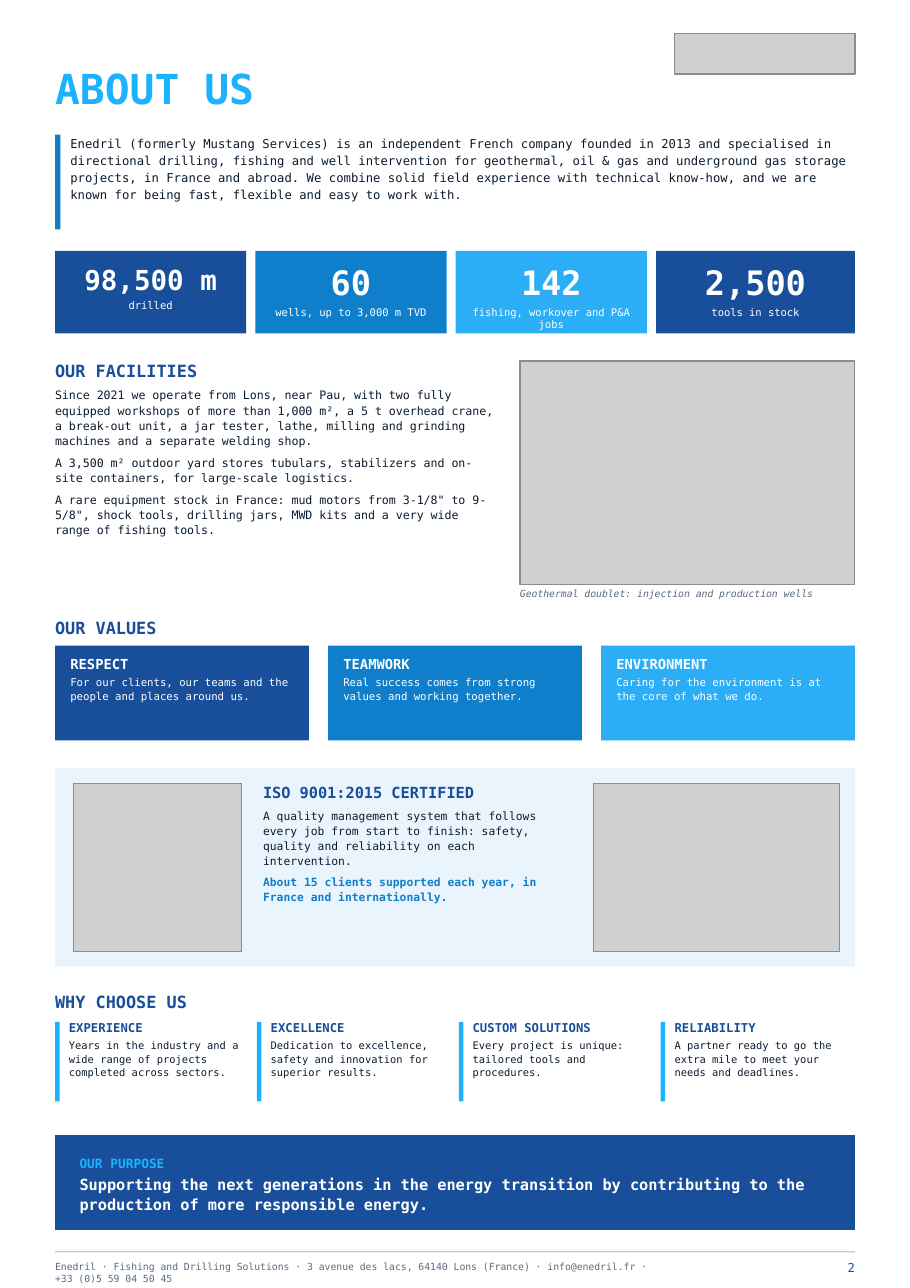
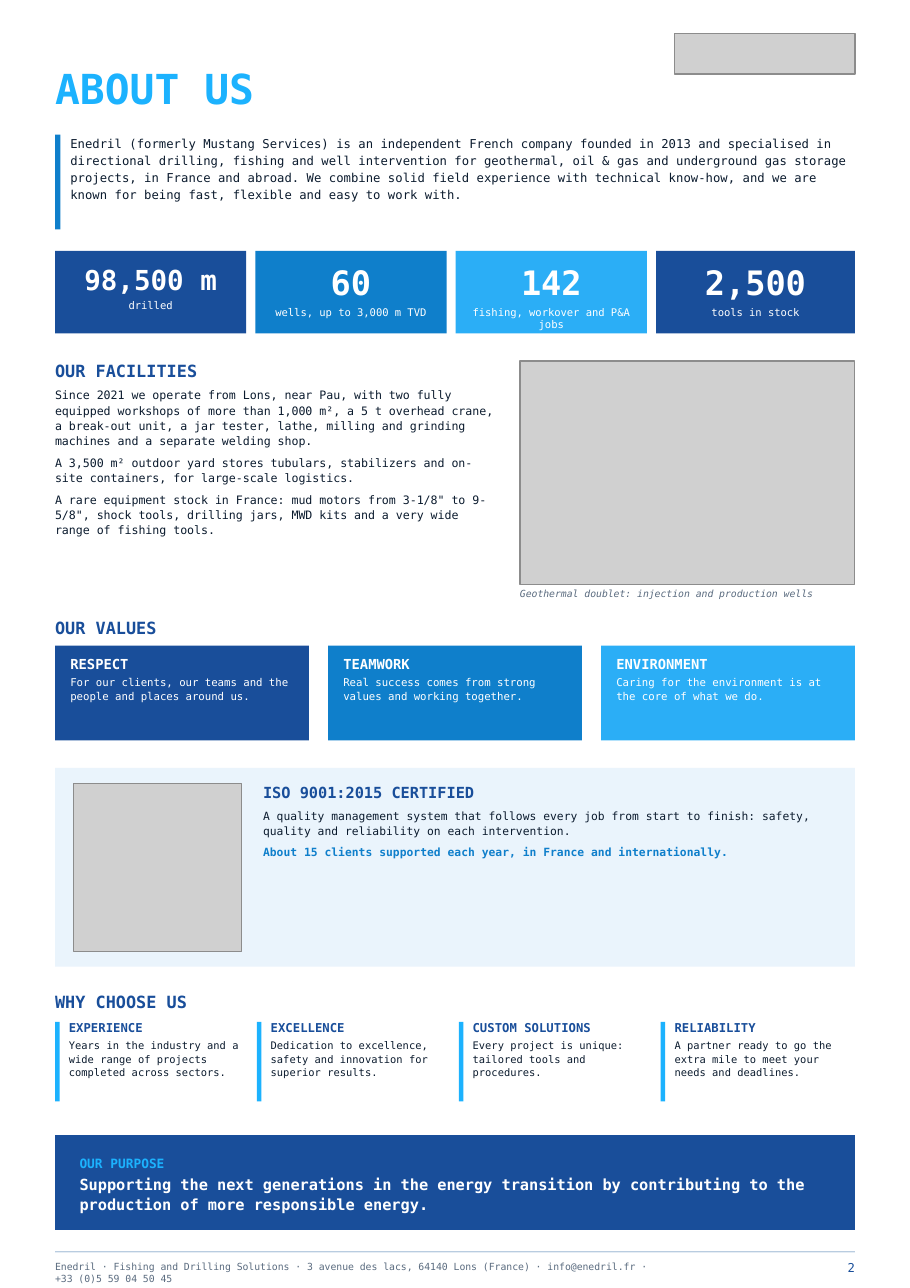
Before and after one commit to paulhdk360/Paul, a slide deck: slide 2 of Plaquette_Enedril_6p.pptx. Drawn at 910x1288 pixels with LibreOffice and Linux fonts; fonts in the diff are those of the drawing; grey boxes stand for pictures. Boxes give left, top, right and bottom in pixels: in the first picture for what was removed or moved away, otherwise in the second. Text is boxed around its words. In the diff, an @@ line names an element or a change of style, - is before the commit and + after.

```diff
--- a/Plaquette_Enedril_6p.pptx
+++ b/Plaquette_Enedril_6p.pptx
@@ text "ISO 9001:2015 CERTIFIED" rewrapped from (263,786,537,904) to (263,786,810,859) @@
@@ picture removed at (594,783,841,952) @@
```
Also in this commit, not shown: 1 other slide changed, 3 other files.
